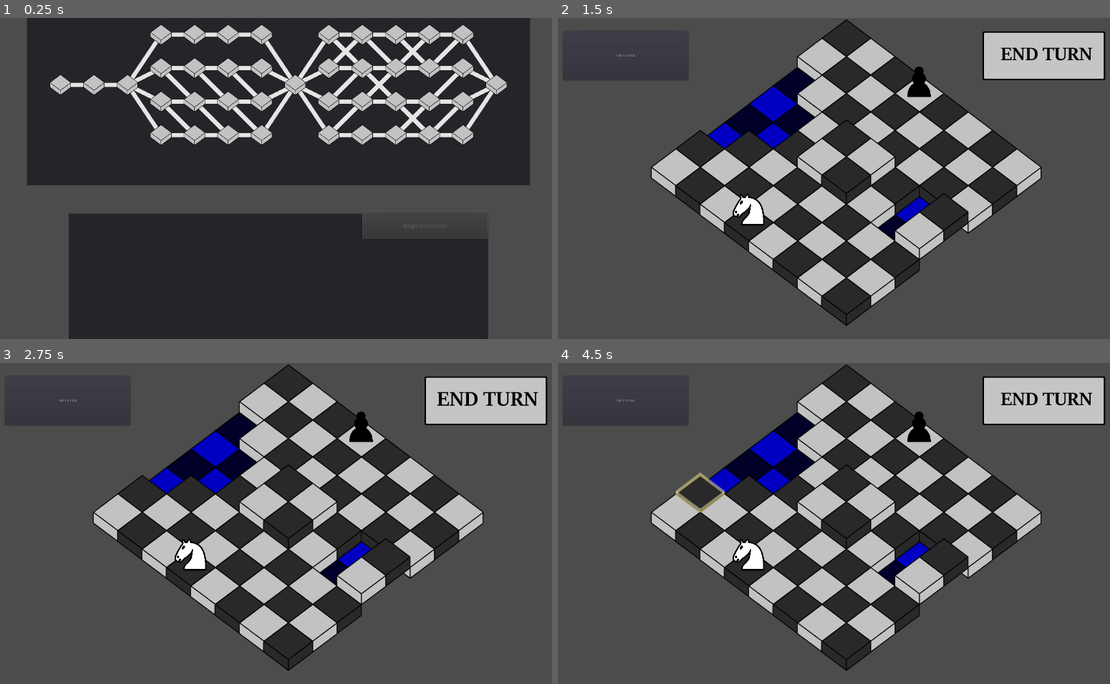
Above: before the commit, frames 1-4 (two rows, left to right).
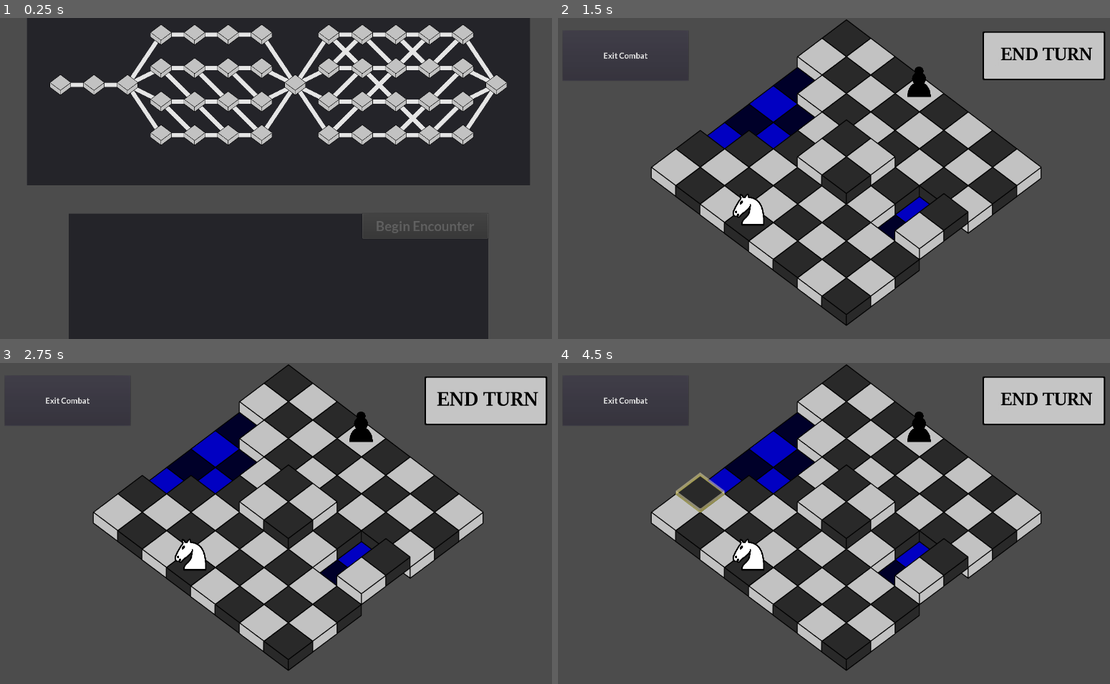
Above: after the commit, the same moments.

Repository: Trainzack/CS4700Final
Game: Godot game, scene res://scenes/MasterScene.tscn
The game is run twice, just before and just after one commit, with the same random seed, the same clock (stepped at 60 frames per second) and the same inputs.
Inputs (mouse positions are in pixels of both pictures, inside the frame that each line leads up to):
- Up to frame 1 (0.25 s): no input
- Up to frame 2 (1.5 s): tap Enter at 0.5 s; drag from (618, 85) to (718, 34) at 0.52 s; click "Begin Encounter" at 1.25 s
- Up to frame 3 (2.75 s): click (485, 401) at 2 s
- Up to frame 4 (4.5 s): click (1043, 401) at 2.75 s; click (1043, 401) at 3.5 s; tap Space (end_turn) at 4.25 s; drag from (673, 517) to (751, 462) at 4.27 s

The runs differ from the first frame. In frame 1, 0.2% of the frame differs, in the area x 68-86%, y 63-68%; in frame 2, less than 0.1%; in frame 3, less than 0.1%; in frame 4, less than 0.1%.

Commit message:
Added Fonts

Diff:
--- /dev/null
+++ b/fonts/font.tres
@@ -0,0 +1,11 @@
+[gd_resource type="DynamicFont" load_steps=2 format=2]
+
+[ext_resource path="res://fonts/Lato-Bold.ttf" type="DynamicFontData" id=1]
+
+[resource]
+
+size = 32
+use_mipmaps = false
+use_filter = false
+font_data = ExtResource( 1 )
+_sections_unfolded = [ "Font", "Settings" ]
--- a/scenes/MasterCombatScene.tscn
+++ b/scenes/MasterCombatScene.tscn
@@ -5,7 +5,7 @@
 [ext_resource path="res://scenes/UIManager.tscn" type="PackedScene" id=3]
 [ext_resource path="res://music/CTL.ogg" type="AudioStream" id=4]
 
-[node name="MasterCombatScene" type="Node" index="0"]
+[node name="MasterCombatScene" type="Node"]
 
 script = ExtResource( 1 )
 
--- a/scenes/OverworldScene.tscn
+++ b/scenes/OverworldScene.tscn
@@ -1,6 +1,7 @@
-[gd_scene load_steps=2 format=2]
+[gd_scene load_steps=3 format=2]
 
 [ext_resource path="res://scenes/OverworldScene.gd" type="Script" id=1]
+[ext_resource path="res://fonts/font.tres" type="DynamicFont" id=2]
 
 [node name="OverworldScene" type="Node"]
 
@@ -93,10 +94,11 @@
 mouse_default_cursor_shape = 0
 size_flags_horizontal = 1
 size_flags_vertical = 4
+custom_fonts/font = ExtResource( 2 )
 percent_visible = 1.0
 lines_skipped = 0
 max_lines_visible = -1
-_sections_unfolded = [ "Rect" ]
+_sections_unfolded = [ "Rect", "custom_fonts" ]
 
 [node name="BeginEncounter" type="Button" parent="Container/InfoPanel" index="1"]
 
@@ -113,6 +115,7 @@
 mouse_default_cursor_shape = 0
 size_flags_horizontal = 1
 size_flags_vertical = 1
+custom_fonts/font = ExtResource( 2 )
 disabled = true
 toggle_mode = false
 enabled_focus_mode = 2
@@ -121,4 +124,4 @@
 text = "Begin Encounter"
 flat = false
 align = 1
-_sections_unfolded = [ "Rect" ]
+_sections_unfolded = [ "Rect", "custom_fonts" ]
--- a/scenes/UIManager.tscn
+++ b/scenes/UIManager.tscn
@@ -12,11 +12,12 @@
 [ext_resource path="res://art/ui/EndTurnButton.png" type="Texture" id=10]
 [ext_resource path="res://art/ui/EndTurnButtonClicked.png" type="Texture" id=11]
 [ext_resource path="res://art/ui/EndTurnButtonHovered.png" type="Texture" id=12]
-[ext_resource path="res://sound/chukka_07.wav" type="AudioStream" id=13]
-[ext_resource path="res://sound/tap_04.wav" type="AudioStream" id=14]
-[ext_resource path="res://sound/shizzle_07.wav" type="AudioStream" id=15]
-
-[node name="UIManager" type="Node"]
+[ext_resource path="res://fonts/font.tres" type="DynamicFont" id=13]
+[ext_resource path="res://sound/chukka_07.wav" type="AudioStream" id=14]
+[ext_resource path="res://sound/tap_04.wav" type="AudioStream" id=15]
+[ext_resource path="res://sound/shizzle_07.wav" type="AudioStream" id=16]
+
+[node name="UIManager" type="Node" index="0"]
 
 script = ExtResource( 1 )
 
@@ -178,6 +179,7 @@
 mouse_default_cursor_shape = 0
 size_flags_horizontal = 1
 size_flags_vertical = 1
+custom_fonts/font = ExtResource( 13 )
 toggle_mode = false
 enabled_focus_mode = 2
 shortcut = null
@@ -185,18 +187,9 @@
 text = "Exit Combat"
 flat = false
 align = 1
-_sections_unfolded = [ "Rect", "Textures" ]
+_sections_unfolded = [ "Rect", "Textures", "custom_fonts" ]
 
 [node name="EndTurnSound" type="AudioStreamPlayer" parent="." index="3"]
-
-stream = ExtResource( 13 )
-volume_db = 0.0
-pitch_scale = 1.0
-autoplay = false
-mix_target = 0
-bus = "Sound Effects"
-
-[node name="SelectAttackSound" type="AudioStreamPlayer" parent="." index="4"]
 
 stream = ExtResource( 14 )
 volume_db = 0.0
@@ -205,7 +198,7 @@
 mix_target = 0
 bus = "Sound Effects"
 
-[node name="SelectMoveSound" type="AudioStreamPlayer" parent="." index="5"]
+[node name="SelectAttackSound" type="AudioStreamPlayer" parent="." index="4"]
 
 stream = ExtResource( 15 )
 volume_db = 0.0
@@ -213,3 +206,12 @@
 autoplay = false
 mix_target = 0
 bus = "Sound Effects"
+
+[node name="SelectMoveSound" type="AudioStreamPlayer" parent="." index="5"]
+
+stream = ExtResource( 16 )
+volume_db = 0.0
+pitch_scale = 1.0
+autoplay = false
+mix_target = 0
+bus = "Sound Effects"
Binary file added: fonts/Lato-Black.ttf
Binary file added: fonts/Lato-BlackItalic.ttf
Binary file added: fonts/Lato-Bold.ttf
Binary file added: fonts/Lato-BoldItalic.ttf
Binary file added: fonts/Lato-Hairline.ttf
Binary file added: fonts/Lato-HairlineItalic.ttf
Binary file added: fonts/Lato-Italic.ttf
Binary file added: fonts/Lato-Light.ttf
Binary file added: fonts/Lato-LightItalic.ttf
Binary file added: fonts/Lato-Regular.ttf
Not shown, added: fonts/OFL.txt
Not shown: 1 places in scenes/UIManager.tscn that only renumber resources
